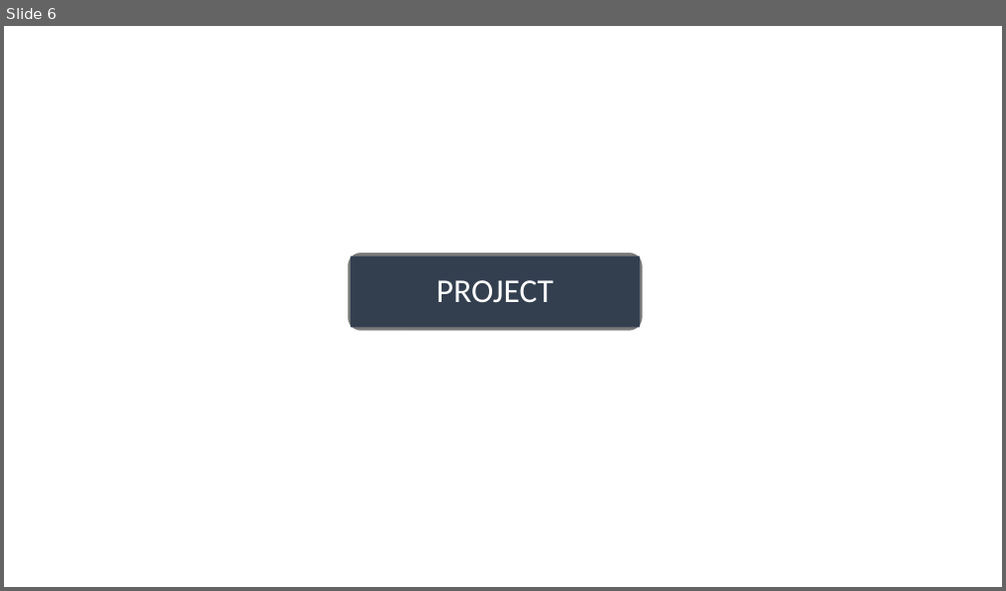
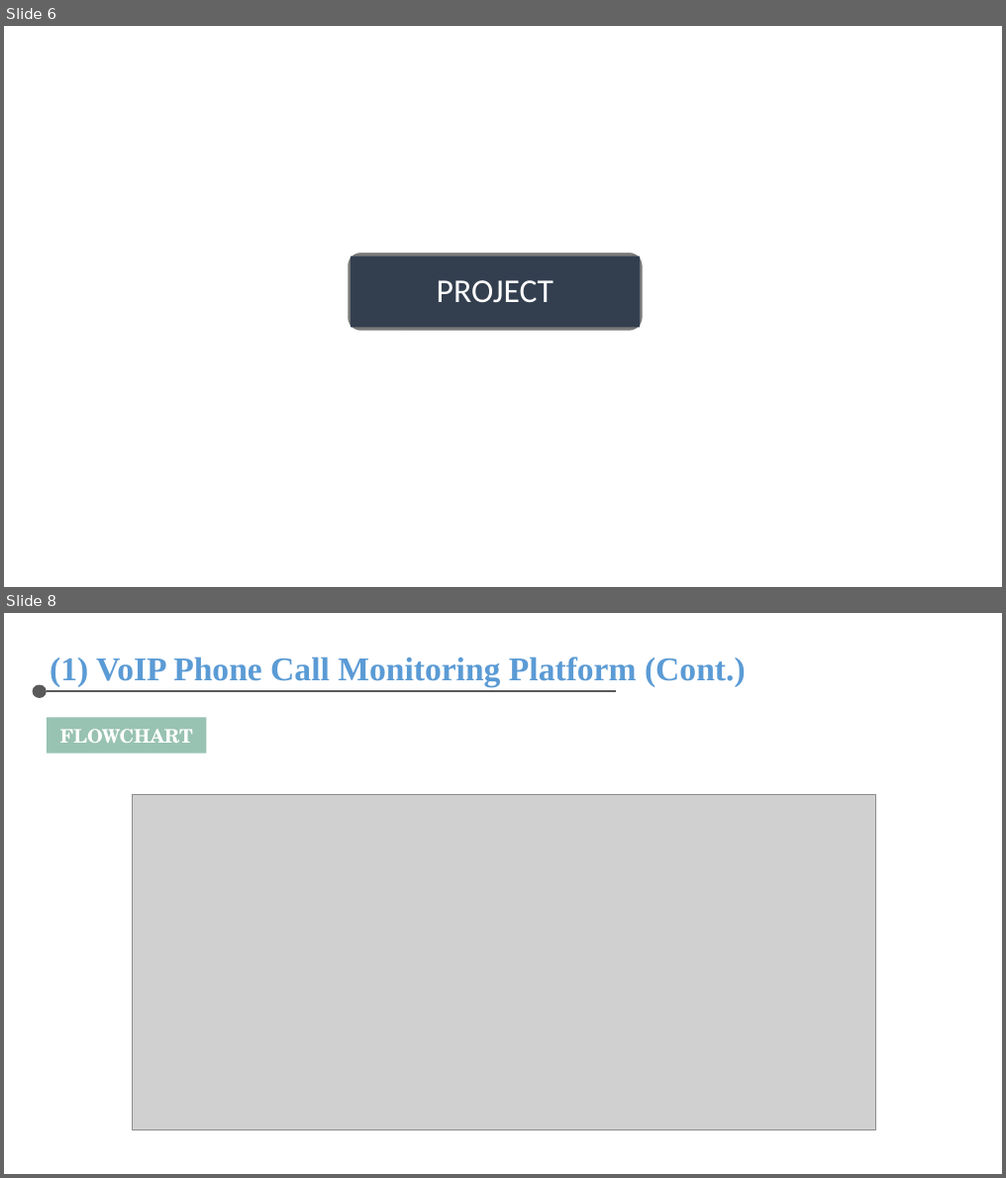
Before and after one commit to chris-nthu/nodejs-pwa, a slide deck: File/AMAT 履歷/Interview.pptx. Shown one above the other, each under a label of ours: slide 6 before the commit, slides 6 and 8 after it; the slides between them are not shown. The pictures are 1006x591 and 1006x1178 pixels, drawn with LibreOffice and Linux fonts; fonts in the diff are those of the drawing; grey boxes stand for pictures. Boxes give left, top, right and bottom in pixels: in the first picture for what was removed or moved away, otherwise in the second. Text is boxed around its words. In the diff, an @@ line names an element or a change of style, - is before the commit and + after.

```diff
--- a/File/AMAT 履歷/Interview.pptx
+++ b/File/AMAT 履歷/Interview.pptx
@@ slide 8 added at (4, 613, 1002, 1174), background #FFFFFF @@
@@ text added at (50, 657, 746, 686), 32 pt, text #5B9BD5, bold @@
+(1) VoIP Phone Call Monitoring Platform (Cont.)
@@ ellipse added at (33, 685, 47, 698), fill #595959 @@
@@ line added from (47, 691) to (616, 691), #595959 2 pt @@
@@ rectangle added at (47, 717, 207, 753), fill #98C2B2, 18 pt, text #FFFFFF, bold @@
+FLOWCHART
@@ picture added at (133, 795, 876, 1131) @@
```
Also in this commit, not shown: 5 slides changed, 9 other slides added.
